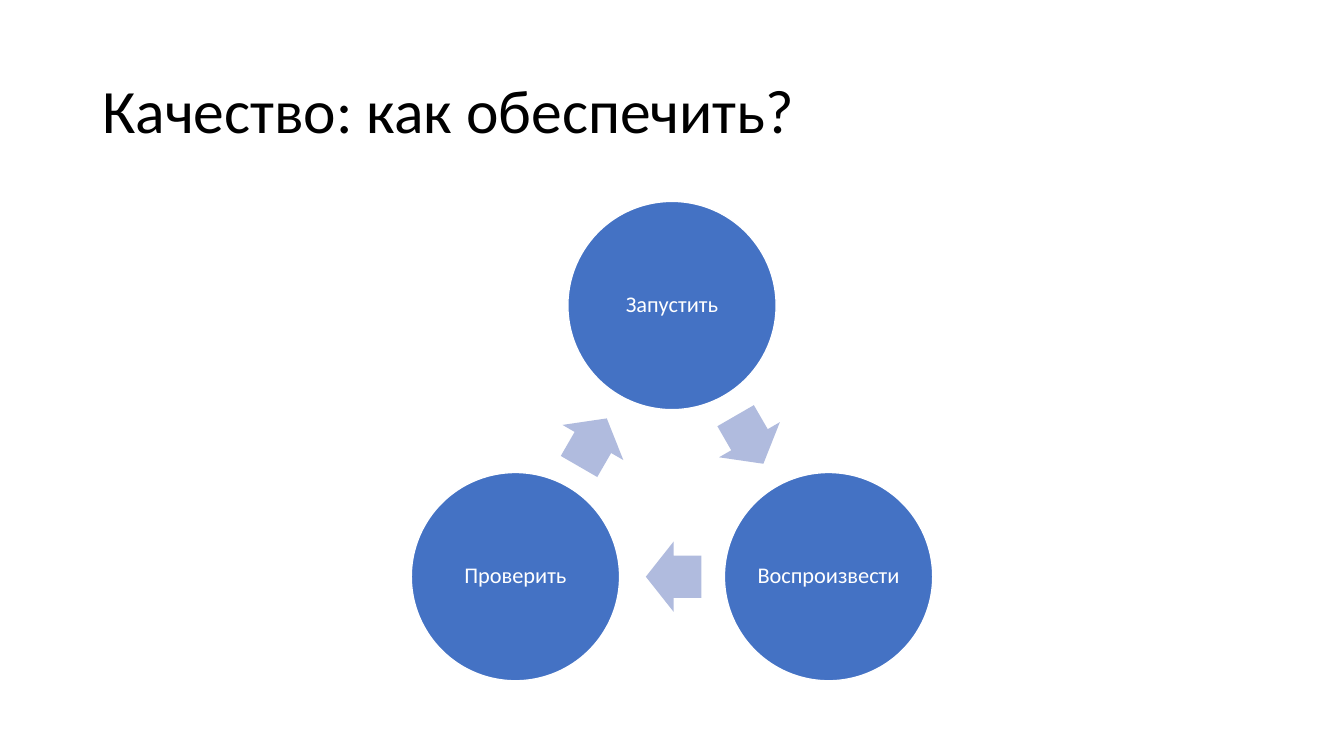
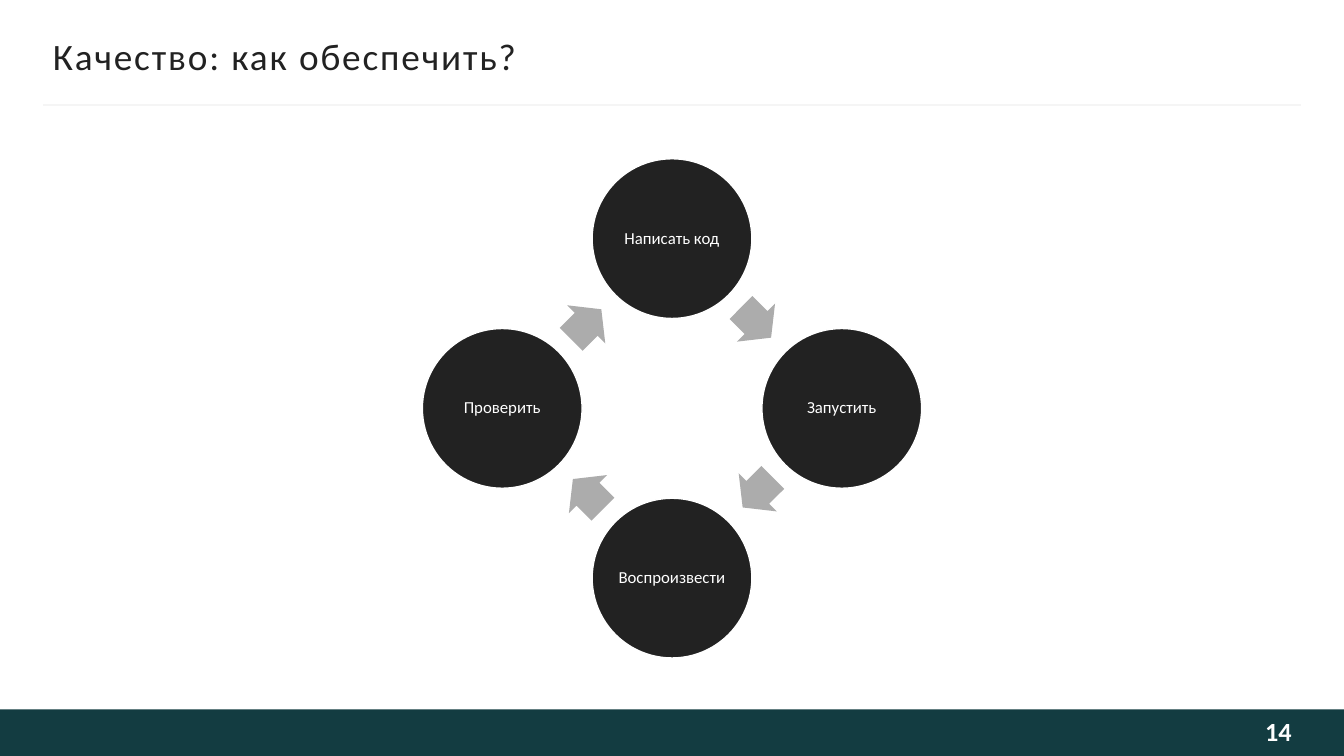
Before and after one commit to kugushev/presentations, a slide deck: slide 14 of Presentation.pptx (slide 15 before the commit). Drawn at 1344x756 pixels with LibreOffice and Linux fonts; fonts in the diff are those of the drawing; background and template pictures are left out. Boxes give left, top, right and bottom in pixels: in the first picture for what was removed or moved away, otherwise in the second. Text is boxed around its words. In the diff, an @@ line names an element or a change of style, - is before the commit and + after.

```diff
--- a/Presentation.pptx
+++ b/Presentation.pptx
@@ title "Качество: как обеспечить?": place and size @@
-title "Качество: как обеспечить?" at (102,91,794,134)
+title "Качество: как обеспечить?" at (53,44,516,71)
@@ title "Качество: как обеспечить?" at (53,44,516,71): size 44 to 26.7 pt, text colour #000000 to #222222, letter spacing 0 to 1.3 pt; line spacing 0.9 to 1 @@
@@ line added from (43, 105) to (1301, 105), #F5F5F5 1.5 pt @@
@@ ellipse: place and size @@
-ellipse at (568,202,776,410)
+ellipse at (592,158,751,318)
@@ ellipse at (592,158,751,318): fill #4472C4 to #222222 @@
@@ group added at (422,233,922,488): 2 right arrows, 2 ellipses, 1 text @@
+Написать код
@@ text "Проверить": place and size @@
-text "Проверить" at (464,568,566,587)
+text "Проверить" at (464,402,541,416)
@@ size 16 to 12 pt; less space between paragraphs in 3 elements at (619,572,726,586), (464,402,541,416), (807,402,876,416) @@
@@ text "Запустить": place and size @@
-text "Запустить" at (626,297,718,316)
+text "Запустить" at (807,402,876,416)
@@ right arrow at (554,460,622,527): fill #B0BCDE to #ACACAC; rotation 300 to 225 degrees @@
@@ right arrow at (724,459,792,526): fill #B0BCDE to #ACACAC; rotation 60 to 135 degrees @@
@@ ellipse removed at (725,473,934,682) @@
@@ ellipse at (592,498,751,657): fill #4472C4 to #222222 @@
@@ ellipse: place and size @@
-ellipse at (411,473,620,682)
+ellipse at (592,498,751,657)
@@ text "Воспроизвести": place and size @@
-text "Воспроизвести" at (758,568,900,587)
+text "Воспроизвести" at (619,572,726,586)
@@ right arrow removed at (646,541,702,612) @@
@@ rectangle added at (0,710,1344,756), fill #133C41 @@
@@ page number added at (1265,724,1291,741), 18.7 pt, text #FEFEFE, bold @@
+14
```
Also in this commit, not shown: 42 other slides changed, 2 slides added, 2 slides removed.
